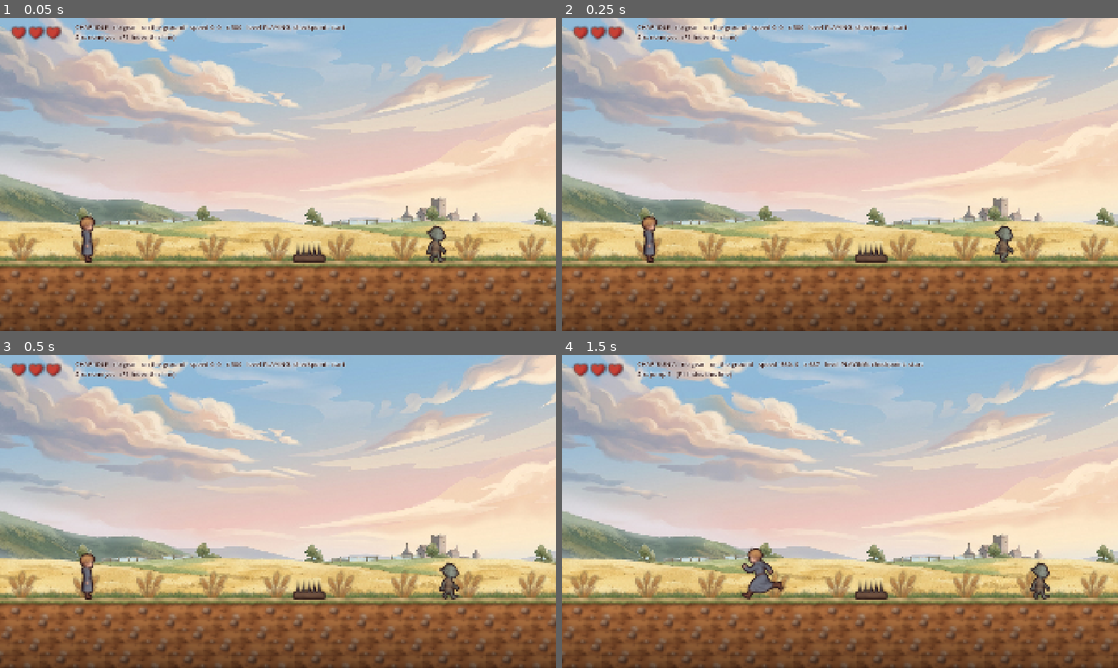
Above: before the commit, frames 1-4 (two rows, left to right).
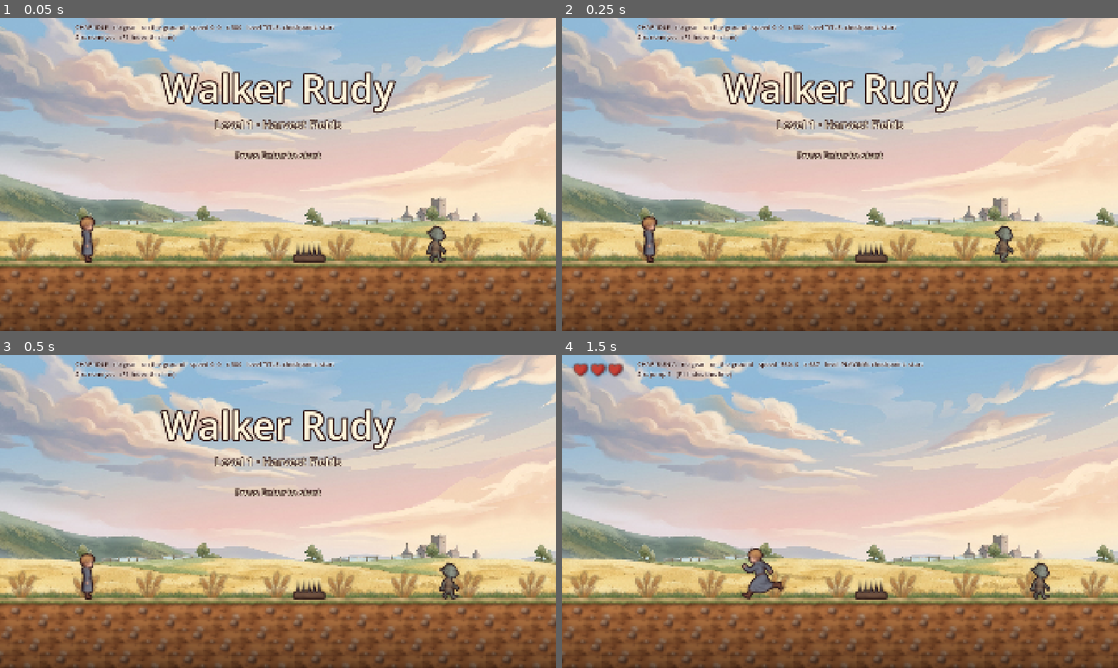
Above: after the commit, the same moments.

Repository: ShuaiZhang06/csye-7270-building-virtual-environments
Game: Godot game, scene res://app/main.tscn
The game is run twice, just before and just after one commit, with the same random seed, the same clock (stepped at 60 frames per second) and the same inputs.
Inputs:
- Up to frame 1 (0.05 s): no input
- Up to frame 2 (0.25 s): no input
- Up to frame 3 (0.5 s): no input
- Up to frame 4 (1.5 s): tap Enter (restart) at 0.5 s; hold D (move_right) 0.53-1.28 s; tap Space (jump) at 0.6, 0.77, 1.07 s; hold A (move_left) from 1.28 s (still down); tap J (slash) at 1.35 s

The runs differ from the first frame. In frame 1, 3.8% of the frame differs, in the area x 1-72%, y 2-46%; in frame 2, 3.8%; in frame 3, 3.8%; in frame 4, nothing differs.

Commit message:
Step 2d: the title over the opening
The game opens on the start of Level 1 with "Walker Rudy", "Level 1 ·
Harvest Fields" and "Press Enter to start" in the sky, Rudy idle and out
of control, and the hearts hidden. Enter fades the title out and the
hearts in, and play starts on the same screen. The title shows once per
run, so playing again from the end card needs one Enter. The window is
named Walker Rudy too.

Checks: 120, all passing. Screenshots in evidence/2d/.

Co-Authored-By: Claude Opus 5.5 <noreply@anthropic.com>

Diff:
--- a/fall-2026/shuai-z/assignment-2/game/app/main.gd
+++ b/fall-2026/shuai-z/assignment-2/game/app/main.gd
@@ -1,7 +1,12 @@
 class_name Main
 extends Node2D
 ## Runs Level 1. It places Rudy, keeps the camera on him, and runs the level's
-## states (CHANGE-BRIEF.md, STORYBOARD.md panels 4–7):
+## states (CHANGE-BRIEF.md, STORYBOARD.md panels 1 and 4–7):
+## - TITLE: the game opens on the start of the level with the title on top
+##   (UI-TITLE) and Rudy idle, out of the player's control; the hearts are
+##   hidden. Enter fades the title out and the hearts in, and play starts on the
+##   same screen. The title shows once each time the game starts: Enter on the
+##   end card plays again without it;
 ## - PLAYING;
 ## - DYING: a fall below a cliff, which costs a heart, or a hit that takes his
 ##   last heart. After a fade every monster is back where it started, even the
@@ -18,7 +23,7 @@
 
 signal restart_requested ## only when Main is not the current scene, as in the checks
 
-enum State { PLAYING, DYING, COMPLETE }
+enum State { TITLE, PLAYING, DYING, COMPLETE }
 
 const KILL_Y := 1300.0 ## below this line he has fallen out of the level
 const FALL_HOLD := 0.25 ## s after he crosses the kill line, before the fade
@@ -29,6 +34,8 @@
 const ZOOM_TIME := 1.5
 const SHAKE_TIME := 0.2 ## s the camera shakes on a hit
 const SHAKE_PX := 8.0
+
+static var title_shown := false ## once the title has shown, a restart goes straight to play
 
 var state := State.PLAYING
 var checkpoint_name := "start"
@@ -58,6 +65,10 @@
 	_rudy.hit.connect(_on_rudy_hit)
 	_rudy.defeated.connect(_on_rudy_defeated)
 	_hud.track(_rudy)
+	if not title_shown:
+		state = State.TITLE
+		_rudy.mode = Rudy.Mode.WAITING
+		_hud.show_title()
 	_show_status()
 
 
@@ -72,9 +83,20 @@
 		_shake_left -= delta
 		var shaking := _shake_left > 0.0
 		_camera.offset = Vector2(randf_range(-SHAKE_PX, SHAKE_PX), randf_range(-SHAKE_PX, SHAKE_PX)) if shaking else Vector2.ZERO
+	if state == State.TITLE and Input.is_action_just_pressed(&"restart"):
+		_start_play()
 	if _end_card_shown and Input.is_action_just_pressed(&"restart"):
 		_end_card_shown = false
 		_restart()
+
+
+## Enter on the title: it fades out, the hearts fade in, and he is the player's.
+func _start_play() -> void:
+	title_shown = true
+	state = State.PLAYING
+	_rudy.mode = Rudy.Mode.PLAY
+	_hud.hide_title(FADE_TIME)
+	_show_status()
 
 
 ## A fall below a cliff, or a defeat at zero hearts. Once his last heart is
--- a/fall-2026/shuai-z/assignment-2/game/content/rudy/rudy.gd
+++ b/fall-2026/shuai-z/assignment-2/game/content/rudy/rudy.gd
@@ -38,6 +38,7 @@
 signal defeated ## a hit took his last heart
 
 enum Mode {
+	WAITING, ## on the title, before play starts (CHAR-IDLE); no control
 	PLAY, ## under the player's control
 	HURT, ## knocked back by a hit (CHAR-HURT); no control for hurt_time
 	DEFEATED, ## his last heart is gone (CHAR-DEFEAT); no control
@@ -76,7 +77,7 @@
 
 var facing := 1 ## 1 faces right, -1 faces left
 var pose: StringName = &"CHAR-IDLE"
-var mode := Mode.PLAY
+var mode := Mode.PLAY ## the level sets WAITING while the title shows
 var hearts := 3
 var gear := Gear.NONE
 
--- a/fall-2026/shuai-z/assignment-2/game/project.godot
+++ b/fall-2026/shuai-z/assignment-2/game/project.godot
@@ -10,7 +10,7 @@
 
 [application]
 
-config/name="walker-rudy"
+config/name="Walker Rudy"
 config/description="Level 1 asset slice for CSYE 7270 Assignment 2: Rudy crosses the Harvest Fields to the teleport circle."
 run/main_scene="res://app/main.tscn"
 config/features=PackedStringArray("4.7", "GL Compatibility")
--- a/fall-2026/shuai-z/assignment-2/game/tests/capture.gd
+++ b/fall-2026/shuai-z/assignment-2/game/tests/capture.gd
@@ -27,6 +27,7 @@
 ##   (its halo); a hit with the hearts;
 ##   the teleport circle in the pull-back; and the end card. Cropped around Rudy
 ##   except the opening, the hit, the circle and the end card.
+## - 2d: the title over the opening, the title fading out, and play started.
 
 const MAIN := preload("res://app/main.tscn")
 const SIZE := Vector2i(1920, 1080)
@@ -41,10 +42,11 @@
 func _ready() -> void:
 	var steps := Array(OS.get_cmdline_user_args())
 	if steps.is_empty():
-		steps = ["1a", "1b", "1c", "1d", "2a", "2b", "2c"]
+		steps = ["1a", "1b", "1c", "1d", "2a", "2b", "2c", "2d"]
 	for step: String in steps:
 		_step = step
 		DirAccess.make_dir_recursive_absolute(_out_dir())
+		Main.title_shown = step != "2d" # only the title's own step opens on it
 		_main = MAIN.instantiate()
 		add_child(_main)
 		_rudy = _main.get_node("Rudy")
@@ -64,6 +66,8 @@
 				await _capture_2b()
 			"2c":
 				await _capture_2c()
+			"2d":
+				await _capture_2d()
 			_:
 				push_error("no capture for step %s" % step)
 		_main.queue_free()
@@ -458,6 +462,20 @@
 	await _shot("end-card")
 
 
+func _capture_2d() -> void:
+	await _shot("title")
+	# Main reads Enter in _process, so press it at the start of a process frame.
+	await get_tree().process_frame
+	Input.action_press(&"restart")
+	await get_tree().process_frame
+	await get_tree().process_frame
+	Input.action_release(&"restart")
+	await _frames(8) # halfway through the fade
+	await _shot("title-fading")
+	await _frames(30)
+	await _shot("play")
+
+
 func _out_dir() -> String:
 	return ProjectSettings.globalize_path("res://").path_join("../evidence/%s" % _step).simplify_path()
 
--- a/fall-2026/shuai-z/assignment-2/game/tests/checks.gd
+++ b/fall-2026/shuai-z/assignment-2/game/tests/checks.gd
@@ -32,6 +32,9 @@
 ## way and is squashed when defeated; its box fits its art; the waystone's art
 ## lights; the flying gear is the pickup's art; and the end card's picture
 ## fades in under the text.
+## Step 2d: the title over the opening: the game opens on it with Rudy idle,
+## out of control, and the hearts hidden; Enter fades it out and the hearts in,
+## and play starts on the same screen; it shows once per run.
 
 const MAIN := preload("res://app/main.tscn")
 const REQUIRED_NODES := {
@@ -47,7 +50,10 @@
 	"res://content/level_1/waystone.tscn": ["Art", "Shape", "SpawnPoint"],
 	"res://content/level_1/portal.tscn": ["Art", "Shape"],
 	"res://content/sword_pickup/sword_pickup.tscn": ["Art", "Shape"],
-	"res://ui/hud.tscn": ["Hearts", "Debug", "Fade", "EndCard/Picture", "EndCard/Lines/Title", "EndCard/Lines/Hint"],
+	"res://ui/hud.tscn": [
+		"Hearts", "Debug", "Title/Name", "Title/Level", "Title/Hint", "Fade", "EndCard/Picture",
+		"EndCard/Lines/Title", "EndCard/Lines/Hint",
+	],
 }
 const CLIFF_LEAD := 100.0 ## the route jumps this far before a cliff's edge
 const SPIKES_LEAD := 100.0 ## ...before a row of spikes
@@ -77,6 +83,7 @@
 	_run_2a()
 	await _run_2b()
 	await _run_2c()
+	await _run_2d()
 	print("all checks passed" if _failures == 0 else "%d check(s) FAILED" % _failures)
 	get_tree().quit(1 if _failures > 0 else 0)
 
@@ -96,7 +103,9 @@
 		_frame_mismatches.append("%s showed %s" % [_rudy.pose, shown.resource_path.get_file() if shown else "nothing"])
 
 
-func _start_level() -> void:
+## A fresh level; without `with_title` it skips the title and starts in play.
+func _start_level(with_title := false) -> void:
+	Main.title_shown = not with_title
 	_main = MAIN.instantiate()
 	add_child(_main)
 	_main.restart_requested.connect(_on_restart_requested)
@@ -1101,6 +1110,43 @@
 	_set_threats(true)
 
 
+func _run_2d() -> void:
+	_main.queue_free()
+	await _frames(1)
+	_start_level(true)
+	await _frames(5)
+	var hud: Hud = _main.get_node("Hud")
+	var title: Control = hud.get_node("Title")
+	var hearts: Control = hud.get_node("Hearts")
+	var start := _rudy.global_position
+	_check("the game opens on the title over the start of the level: Rudy idle, the hearts hidden",
+		_main.state == Main.State.TITLE and hud.is_showing_title() and title.modulate.a == 1.0
+		and hearts.modulate.a == 0.0 and _rudy.pose == &"CHAR-IDLE" and _rudy.mode == Rudy.Mode.WAITING,
+		"state %s, hearts alpha %.1f, pose %s" % [Main.State.keys()[_main.state], hearts.modulate.a, _rudy.pose])
+	_reset_counts()
+	await _hold(&"move_right", 30)
+	await _tap(&"jump")
+	await _frames(30)
+	_check("on the title, moving and jumping do nothing",
+		_rudy.global_position.distance_to(start) < 0.01 and _takeoffs == 0 and Sfx.count(&"jump") == 0,
+		"moved %.1f px, takeoffs %d" % [_rudy.global_position.distance_to(start), _takeoffs])
+	var main_before := _main
+	var requests_before := _restart_requests
+	await _tap(&"restart")
+	await _frames(2)
+	var playing := _main.state == Main.State.PLAYING and _rudy.mode == Rudy.Mode.PLAY
+	var fading := title.visible and title.modulate.a < 1.0
+	await _frames(roundi(Main.FADE_TIME * Engine.physics_ticks_per_second) + 3)
+	_check("Enter starts play on the same screen, fading the title out and the hearts in",
+		playing and fading and not hud.is_showing_title() and is_equal_approx(hearts.modulate.a, 1.0)
+		and _main == main_before and _restart_requests == requests_before,
+		"playing %s, fading %s, hearts alpha %.2f" % [playing, fading, hearts.modulate.a])
+	await _hold(&"move_right", 30)
+	_check("then he is the player's at once, and the title will not show again this run",
+		_rudy.global_position.x > start.x + 100.0 and Main.title_shown,
+		"moved %.0f px" % (_rudy.global_position.x - start.x))
+
+
 ## The goblin's walk frame, in game px: the height of the top of its head (the
 ## highest row at least 16 px wide, above the wisps of hair), the width of its
 ## body 60 px up, and the width of its swinging arms 40 px up.
--- a/fall-2026/shuai-z/assignment-2/game/ui/hud.gd
+++ b/fall-2026/shuai-z/assignment-2/game/ui/hud.gd
@@ -1,7 +1,8 @@
 class_name Hud
 extends CanvasLayer
-## The HUD: Rudy's hearts (UI-HEART), the debug line, the black fade, and the
-## end card: "Level complete" over a high view of the road to the castle
+## The HUD: the title over the opening (UI-TITLE, STORYBOARD.md panel 1), Rudy's
+## hearts (UI-HEART), which appear when play starts, the debug line, the black
+## fade, and the end card: "Level complete" over a high view of the road to the castle
 ## (ENV-ENDCARD, STORYBOARD.md panel 7), which fades in from the black. The
 ## debug line shows Rudy's pose ID, whether he is on the ground, his speed and
 ## position, the level's state, and how many times each sound ID has played. F1
@@ -14,6 +15,7 @@
 @onready var _debug: Label = $Debug
 @onready var _fade: ColorRect = $Fade
 @onready var _end_card: Control = $EndCard
+@onready var _title: Control = $Title
 
 
 func track(rudy: Rudy) -> void:
@@ -40,6 +42,25 @@
 	var tween := create_tween()
 	tween.tween_property(_fade, "color:a", alpha, duration)
 	await tween.finished
+
+
+## Shows the title, with the hearts hidden until play starts.
+func show_title() -> void:
+	_title.visible = true
+	_title.modulate.a = 1.0
+	_hearts.modulate.a = 0.0
+
+
+## Fades the title out and the hearts in, over `duration`.
+func hide_title(duration: float) -> void:
+	var tween := create_tween().set_parallel()
+	tween.tween_property(_title, "modulate:a", 0.0, duration)
+	tween.tween_property(_hearts, "modulate:a", 1.0, duration)
+	tween.chain().tween_callback(_title.hide)
+
+
+func is_showing_title() -> bool:
+	return _title.visible
 
 
 ## Shows the end card, fading it in over `duration`.
--- a/fall-2026/shuai-z/assignment-2/game/ui/hud.tscn
+++ b/fall-2026/shuai-z/assignment-2/game/ui/hud.tscn
@@ -27,6 +27,48 @@
 theme_override_colors/font_outline_color = Color(1, 1, 1, 0.8)
 theme_override_constants/outline_size = 6
 theme_override_font_sizes/font_size = 22
+
+[node name="Title" type="VBoxContainer" parent="."]
+visible = false
+anchors_preset = 10
+anchor_right = 1.0
+offset_top = 150.0
+offset_bottom = 470.0
+grow_horizontal = 2
+mouse_filter = 2
+theme_override_constants/separation = 10
+
+[node name="Name" type="Label" parent="Title"]
+layout_mode = 2
+theme_override_colors/font_color = Color(1, 0.96, 0.86, 1)
+theme_override_colors/font_outline_color = Color(0.16078432, 0.05882353, 0.050980393, 1)
+theme_override_constants/outline_size = 24
+theme_override_font_sizes/font_size = 132
+text = "Walker Rudy"
+horizontal_alignment = 1
+
+[node name="Level" type="Label" parent="Title"]
+layout_mode = 2
+theme_override_colors/font_color = Color(1, 0.96, 0.86, 1)
+theme_override_colors/font_outline_color = Color(0.16078432, 0.05882353, 0.050980393, 1)
+theme_override_constants/outline_size = 12
+theme_override_font_sizes/font_size = 40
+text = "Level 1 · Harvest Fields"
+horizontal_alignment = 1
+
+[node name="Gap" type="Control" parent="Title"]
+custom_minimum_size = Vector2(0, 36)
+layout_mode = 2
+mouse_filter = 2
+
+[node name="Hint" type="Label" parent="Title"]
+layout_mode = 2
+theme_override_colors/font_color = Color(1, 0.96, 0.86, 1)
+theme_override_colors/font_outline_color = Color(0.16078432, 0.05882353, 0.050980393, 1)
+theme_override_constants/outline_size = 10
+theme_override_font_sizes/font_size = 32
+text = "Press Enter to start"
+horizontal_alignment = 1
 
 [node name="Fade" type="ColorRect" parent="."]
 anchors_preset = 15
Not shown, changed: fall-2026/shuai-z/assignment-2/CONCEPT.md
Not shown, changed: fall-2026/shuai-z/assignment-2/FRICTIONAL.md
Not shown, changed: fall-2026/shuai-z/assignment-2/README.md
Not shown, added: fall-2026/shuai-z/assignment-2/evidence/2d/2d-contact-sheet.jpg
Not shown, added: fall-2026/shuai-z/assignment-2/evidence/2d/2d-play-collisions.jpg
Not shown, added: fall-2026/shuai-z/assignment-2/evidence/2d/2d-play.jpg
Not shown, added: fall-2026/shuai-z/assignment-2/evidence/2d/2d-title-collisions.jpg
Not shown, added: fall-2026/shuai-z/assignment-2/evidence/2d/2d-title-fading-collisions.jpg
Not shown, added: fall-2026/shuai-z/assignment-2/evidence/2d/2d-title-fading.jpg
Not shown, added: fall-2026/shuai-z/assignment-2/evidence/2d/2d-title.jpg
